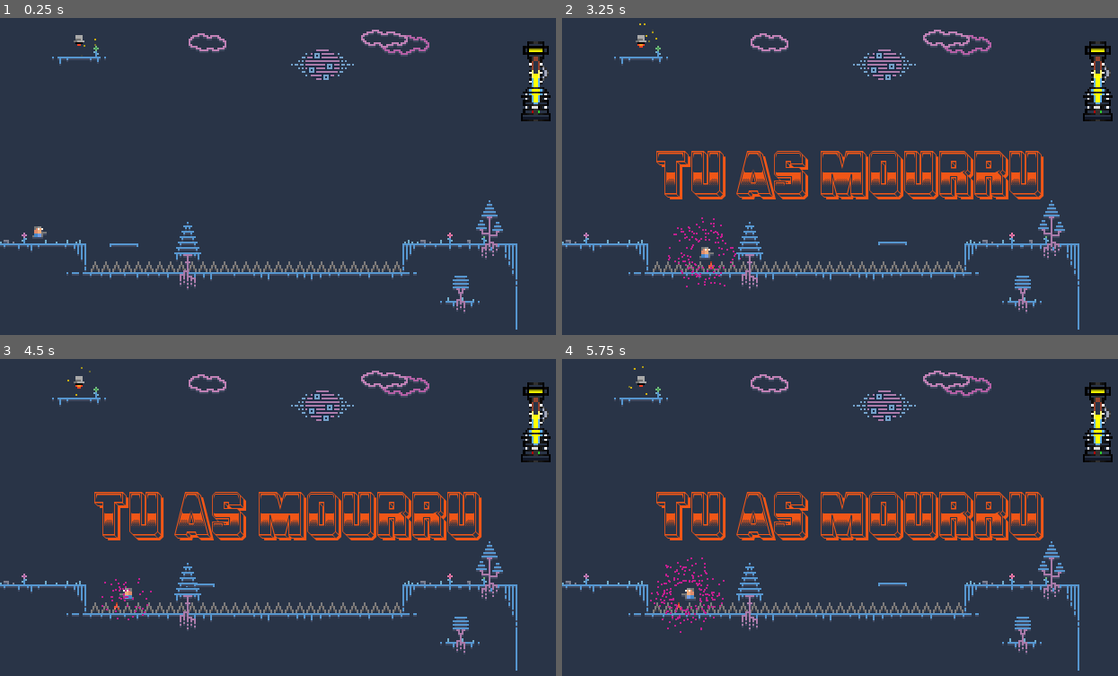
Above: before the commit, frames 1-4 (two rows, left to right).
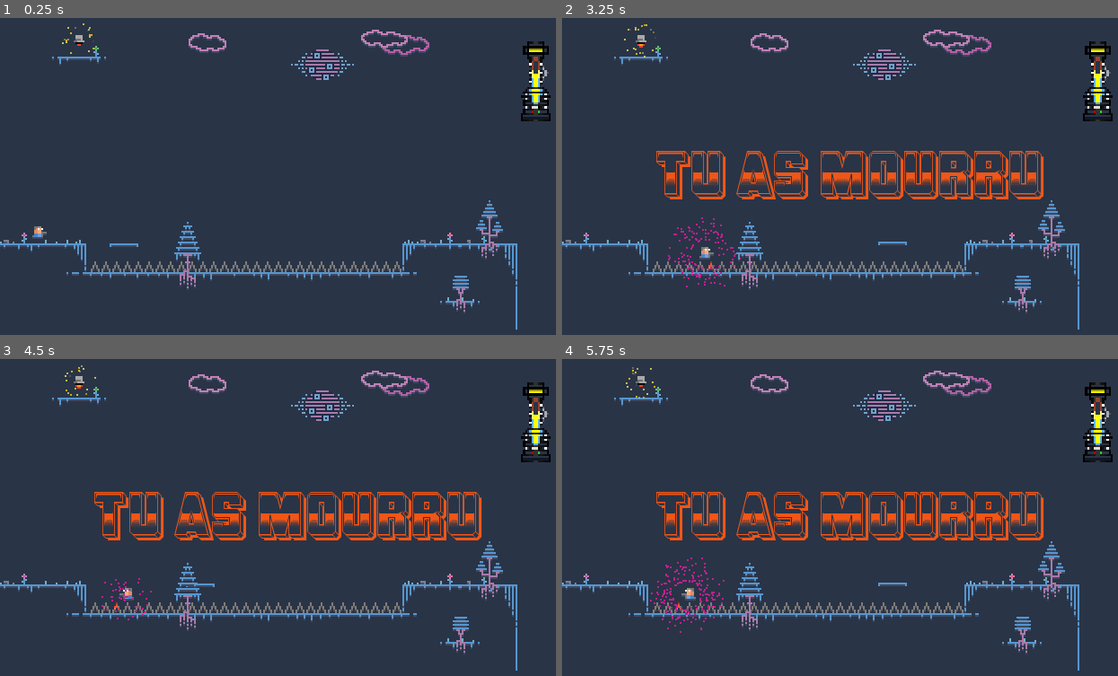
Above: after the commit, the same moments.

Repository: ddorn/gravity
Game: Godot game, scene res://Level1.tscn
Same seed, same stepped clock (60 frames per second), same inputs: the game is played once before the commit and once after it. Sound files missing from this copy of the repository are replaced by a short silence.
Inputs:
- Up to frame 1 (0.25 s): no input
- Up to frame 2 (3.25 s): hold Right (ui_right) 0.53-2.03 s; tap Up (ui_up) at 0.77, 1.52, 3.02 s; hold Left (ui_left) 2.03-2.78 s; hold Right (ui_right) from 2.78 s (still down)
- Up to frame 3 (4.5 s): tap Up (ui_up) at 3.77 s; release Right (ui_right) at 4.28 s; hold Left (ui_left) from 4.28 s (still down)
- Up to frame 4 (5.75 s): tap Up (ui_up) at 4.52 s; release Left (ui_left) at 5.03 s; hold Right (ui_right) from 5.03 s (still down)

The runs differ from the first frame. In frame 1, less than 0.1% of the frame differs, in the area x 11-18%, y 1-12%; in frame 2, less than 0.1%, in the area x 11-18%, y 1-13%; in frame 3, less than 0.1%; in frame 4, less than 0.1%.

Commit message:
make particles on trophies start before the scene

Diff:
--- a/Trophy.tscn
+++ b/Trophy.tscn
@@ -80,7 +80,7 @@
 position = Vector2( 0.115263, -0.993335 )
 rotation = 0.11552
 amount = 20
-preprocess = 3.0
+preprocess = 56.1
 speed_scale = 0.05
 process_material = SubResource( 8 )
 
